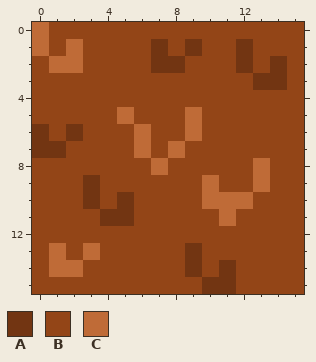
Pixel-art sprite -- img/stage/deathroom/floor1b.png. The picture above is the old version.
The file is 16x16 pixels. Colours within 5 levels of each other are drawn and written as one.
Palette (. is transparent): A #723512  B #934517  C #bf6b37
Pixels before, first column x 0:
 0 CBBBBBBBBBBBBBBB
 1 CBCBBBBABABBABBB
 2 BCCBBBBAABBBABAB
 3 BBBBBBBBBBBBBAAB
 4 BBBBBBBBBBBBBBBB
 5 BBBBBCBBBCBBBBBB
 6 ABABBBCBBCBBBBBB
 7 AABBBBCBCBBBBBBB
 8 BBBBBBBCBBBBBCBB
 9 BBBABBBBBBCBBCBB
10 BBBABABBBBCCCBBB
11 BBBBAABBBBBCBBBB
12 BBBBBBBBBBBBBBBB
13 BCBCBBBBBABBBBBB
14 BCCBBBBBBABABBBB
15 BBBBBBBBBBAABBBB
The result:
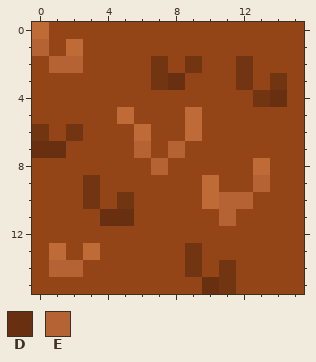
Colours new in this view: D #682f10  E #b56334
What changed:
y 1: x 0 C -> E; x 7 A -> B; x 9 A -> B; x 12 A -> B
y 2: x 1..2 CC -> EE; x 8..9 AB -> BA; x 14 A -> B
y 3: x 7..8 BB -> AD; x 12..13 BA -> AB
y 4: x 13..14 BB -> AD
y 7: x 0..1 AA -> DD; x 6 C -> E; x 8 C -> E
y 8: x 7 C -> E
y 9: x 13 C -> E
y 10: x 11..12 CC -> EE
y 11: x 4..5 AA -> DD; x 11 C -> E
y 14: x 1..2 CC -> EE
y 15: x 10 A -> D
Where, in picture pixels (left, top, right, bottom), the same in both pictures:
changed: (32, 39, 287, 277)
changed: (202, 277, 219, 294)
